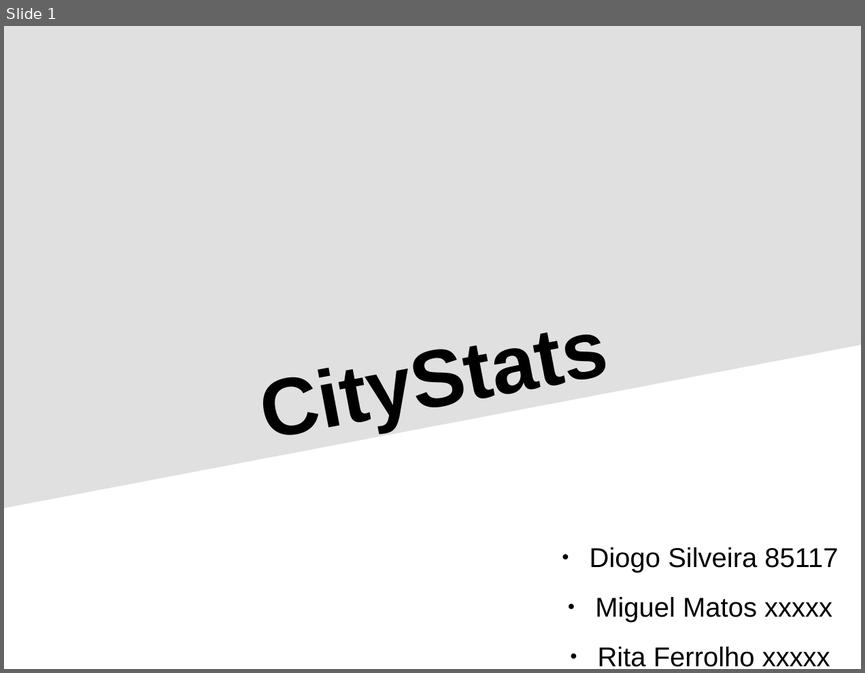
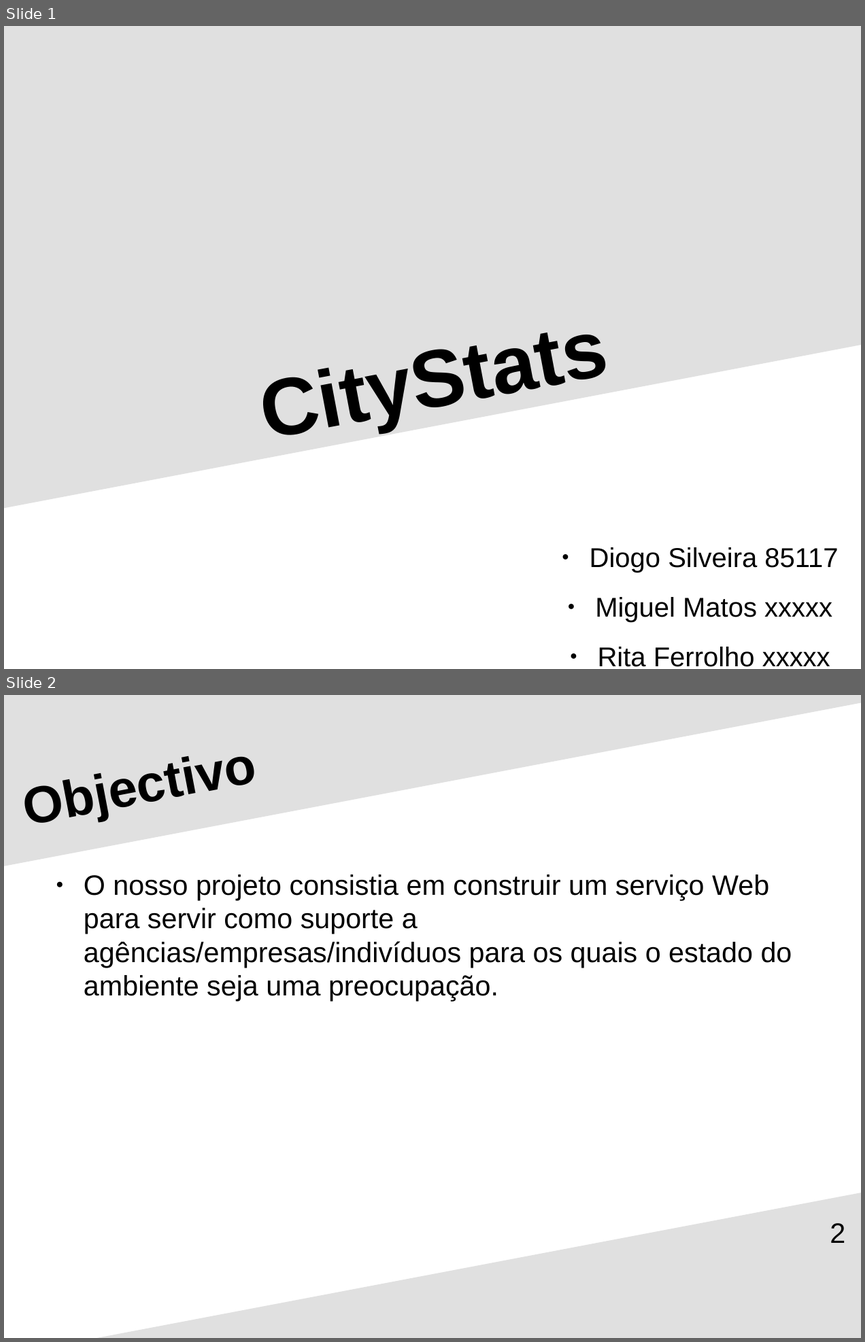
Before and after one commit to detiuaveiro/ies-project, a slide deck: Apresentação.odp. Shown one above the other, each under a label of ours: slide 1 before the commit, slides 1 and 2 after it. The pictures are 865x673 and 865x1342 pixels, drawn with LibreOffice and Linux fonts; fonts in the diff are those of the drawing. Boxes give left, top, right and bottom in pixels: in the first picture for what was removed or moved away, otherwise in the second. Text is boxed around its words. In the diff, an @@ line names an element or a change of style, - is before the commit and + after.

```diff
--- a/Apresentação.odp
+++ b/Apresentação.odp
@@ slide 2 added at bbox=[4, 695, 861, 1338], background #FFFFFF @@
@@ freeform shape added at bbox=[4, 695, 861, 866], fill #E0E0E0 @@
@@ title added at bbox=[12, 695, 790, 858], 48 pt, text #000000, bold @@
+Objectivo
@@ text added at bbox=[84, 875, 792, 1001], 26 pt, text #000000 @@
+● O nosso projeto consistia em construir um serviço Web para servir como suporte a agências/empresas/indivíduos para os quais o estado do ambiente seja uma preocupação.
@@ freeform shape added at bbox=[97, 1193, 861, 1338], fill #E0E0E0 @@
@@ page number added at bbox=[830, 1223, 845, 1243], 26 pt, text #000000 @@
+2
```
Also in this commit, not shown: 5 slides changed, 3 other slides added, 4 slides removed, 14 other files.
